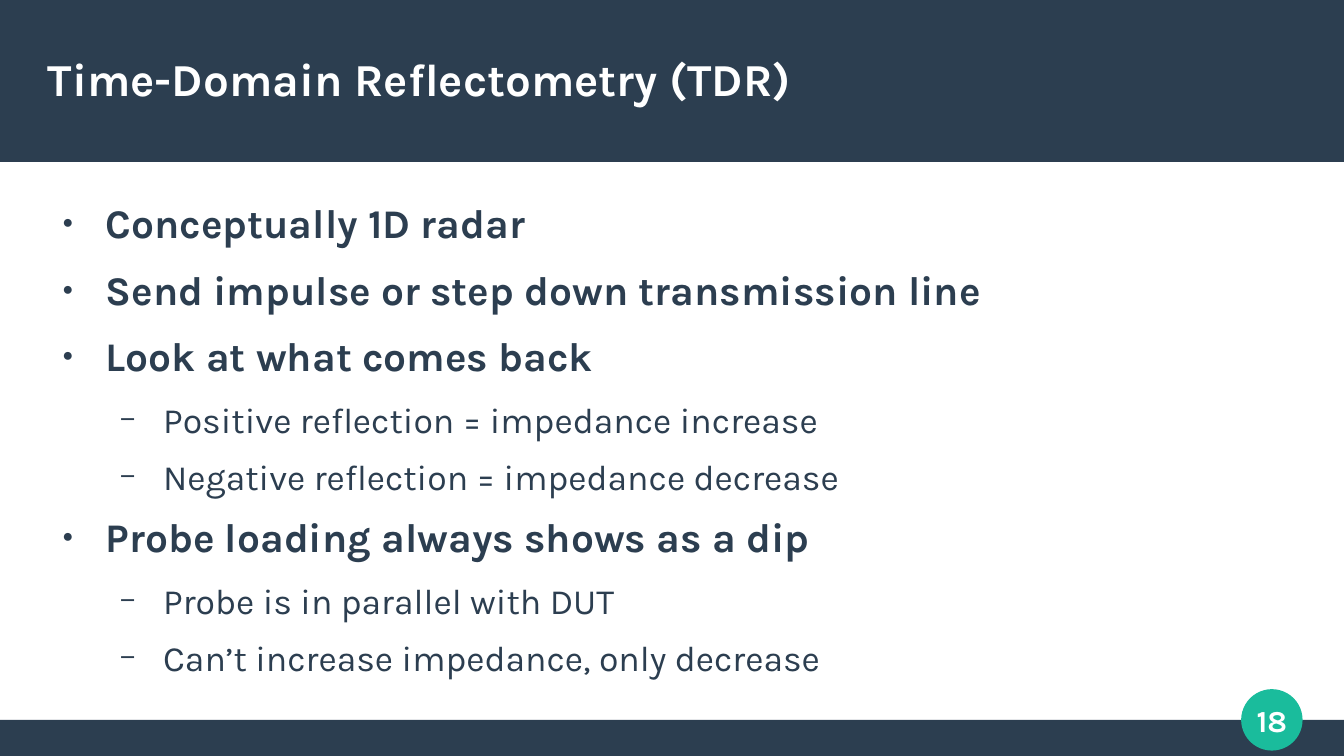
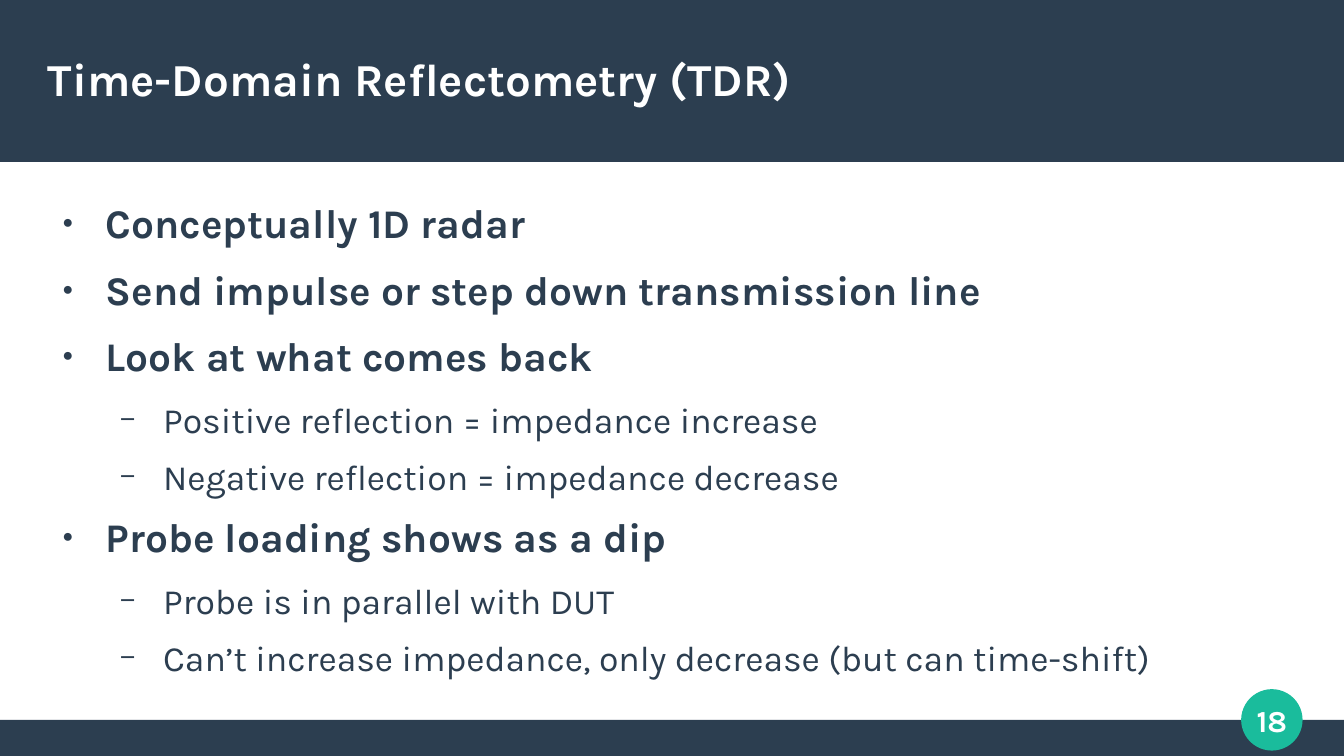
Before and after one commit to azonenberg/electronics-training, a slide deck: slide 18 of oscilloscope-probing/sec01-opener.odp. Drawn at 1344x756 pixels with LibreOffice and Linux fonts; fonts in the diff are those of the drawing. Boxes give left, top, right and bottom in pixels: in the first picture for what was removed or moved away, otherwise in the second. Text is boxed around its words. In the diff, an @@ line names an element or a change of style, - is before the commit and + after.

```diff
--- a/oscilloscope-probing/sec01-opener.odp
+++ b/oscilloscope-probing/sec01-opener.odp
@@ text at (x1=106, y1=523, x2=666, y2=562): text changed @@
-● Probe loading always shows as a dip
+● Probe loading shows as a dip
@@ text at (x1=163, y1=645, x2=1150, y2=680): text changed @@
-  − Can’t increase impedance, only decrease
+  − Can’t increase impedance, only decrease (but can time-shift)
```
Also in this commit, not shown: 4 other slides changed.
